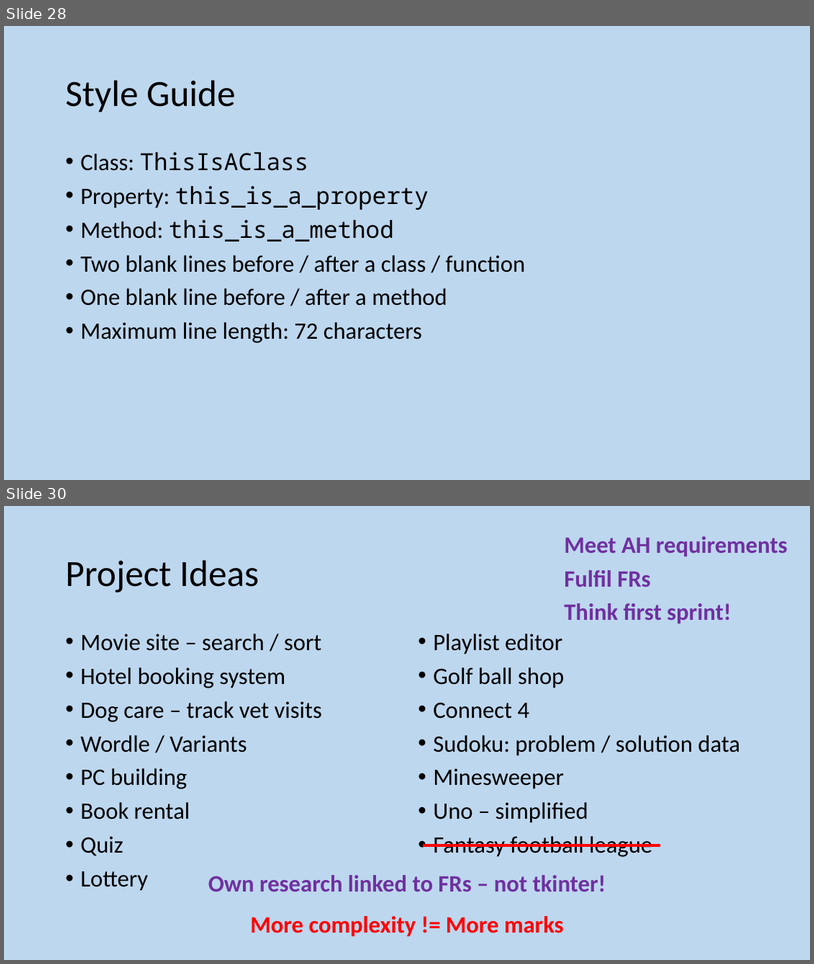
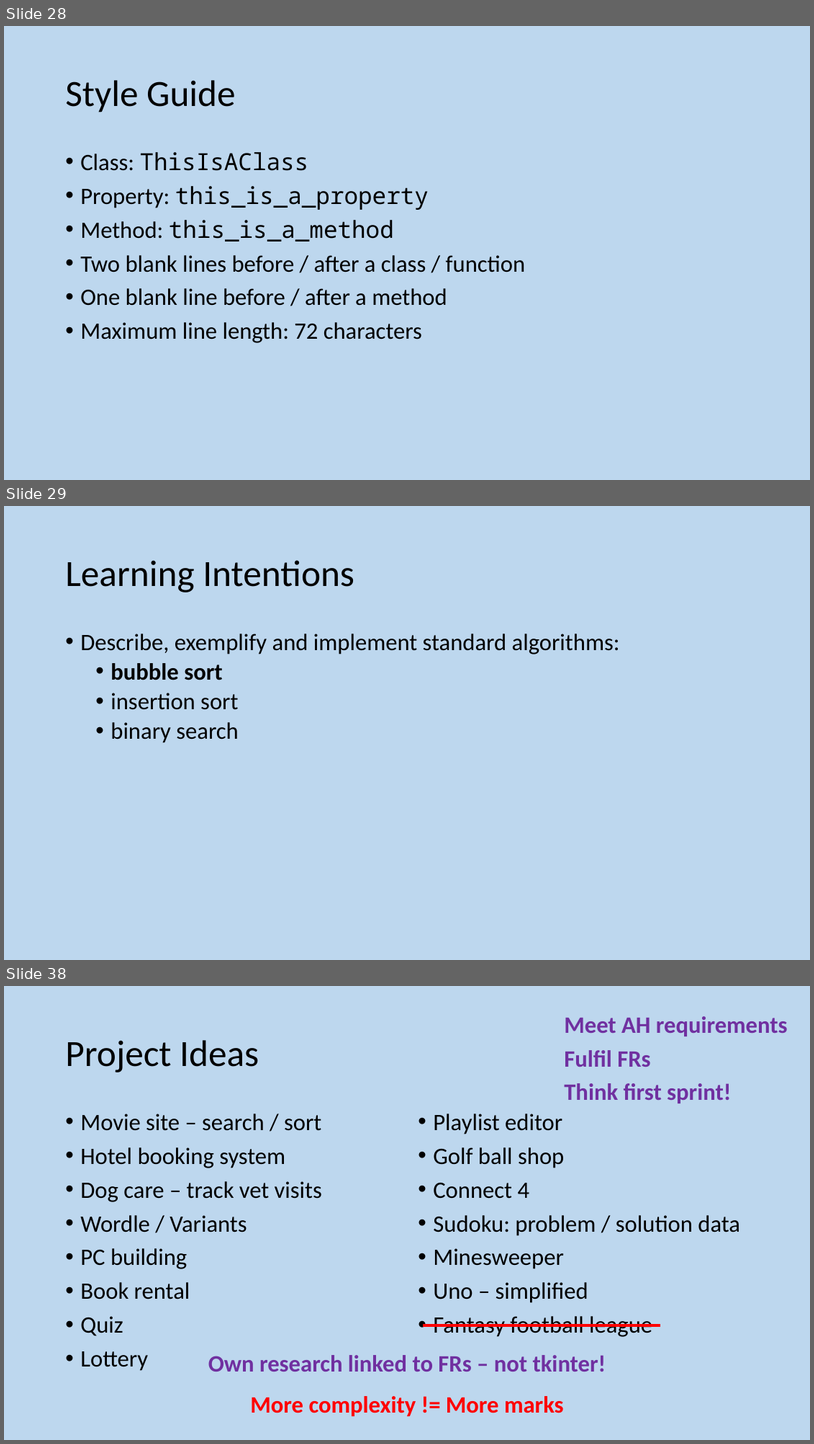
Before and after one commit to MrFriendCS/MrFriendCS.github.io, a slide deck: ah-cs/sdd/AH CS SDD Slides.pptx. Shown one above the other, each under a label of ours: slides 28 and 30 before the commit, slides 28, 29 and 38 after it; the slides between them are not shown. The pictures are 814x964 and 814x1444 pixels, drawn with LibreOffice and Linux fonts; fonts in the diff are those of the drawing. Boxes give left, top, right and bottom in pixels: in the first picture for what was removed or moved away, otherwise in the second. Text is boxed around its words. In the diff, an @@ line names an element or a change of style, - is before the commit and + after.

```diff
--- a/ah-cs/sdd/AH CS SDD Slides.pptx
+++ b/ah-cs/sdd/AH CS SDD Slides.pptx
@@ slide 29 added at (4,506,810,960), background #BDD7EE @@
@@ title added at (65,560,355,592), 44 pt, text #000000 @@
+Learning Intentions
@@ text added at (80,633,620,743), 28 pt, text #000000 @@
+• Describe, exemplify and implement standard algorithms:
+  • bubble sort
+  • insertion sort
+  • binary search
@@ what was slide 30 is now slide 38 @@
```
Also in this commit, not shown: 2 slides changed, 7 other slides added, 3 other files.
